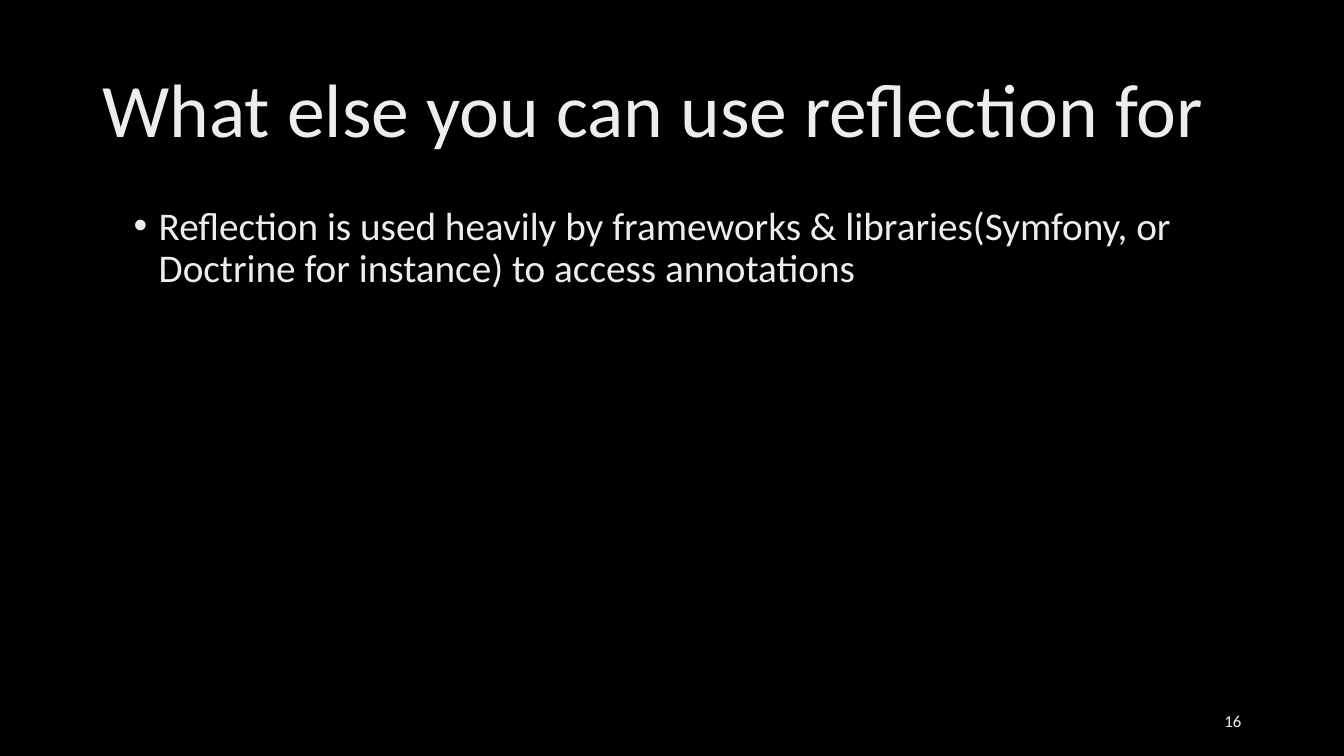
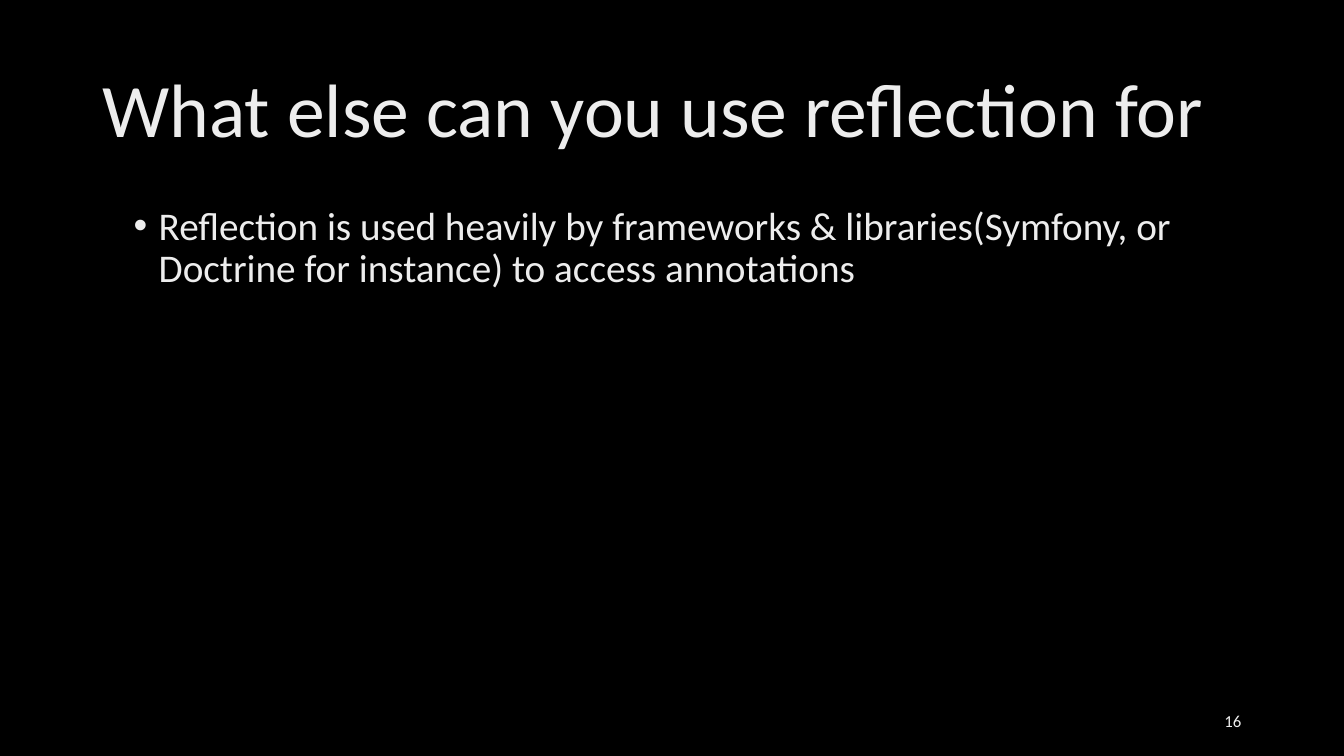
Before and after one commit to ajant/ReflectionDemonstration, a slide deck: slide 16 of Presentation.pptx. Drawn at 1344x756 pixels with LibreOffice and Linux fonts; fonts in the diff are those of the drawing; background and template pictures are left out. Boxes give left, top, right and bottom in pixels: in the first picture for what was removed or moved away, otherwise in the second. Text is boxed around its words. In the diff, an @@ line names an element or a change of style, - is before the commit and + after.

```diff
--- a/Presentation.pptx
+++ b/Presentation.pptx
@@ title at <box>102,84,1203,150</box>: text changed @@
-What else you can use reflection for
+What else can you use reflection for
```
Also in this commit, not shown: 2 other slides changed.
